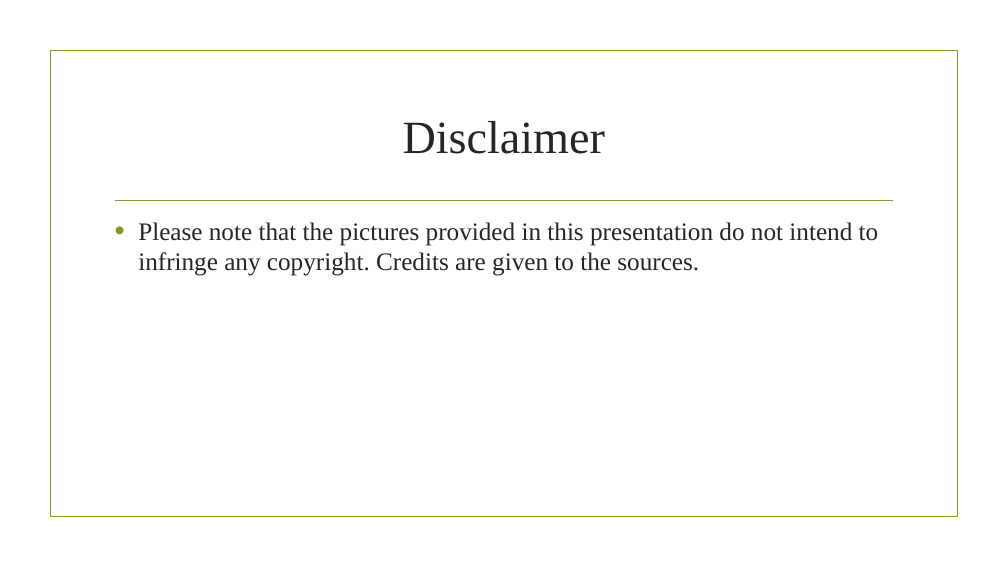
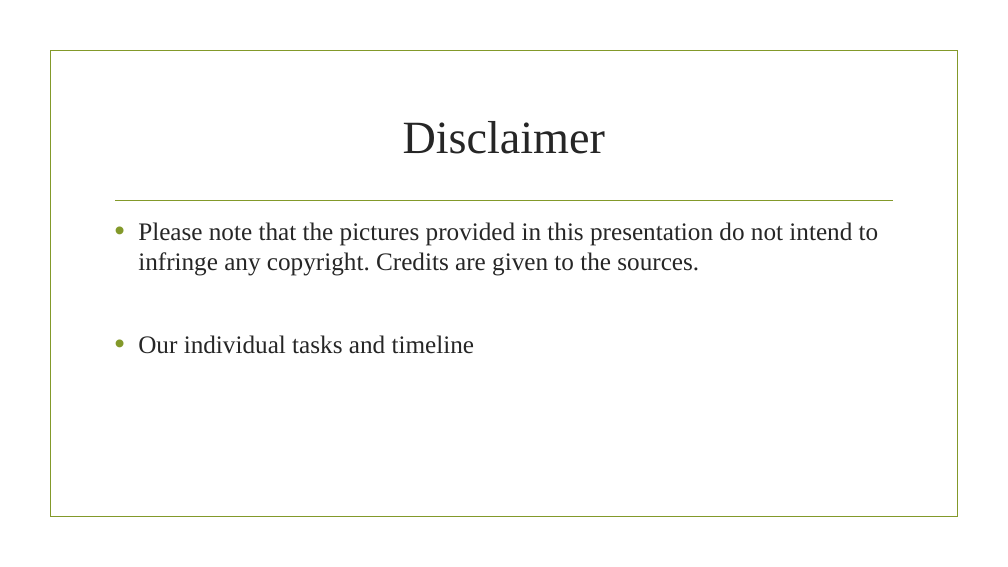
Before and after one commit to Glenn-Pao/StudioPStuff, a slide deck: slide 2 of Laser Cat (concept paper).pptx. Drawn at 1008x567 pixels with LibreOffice and Linux fonts; fonts in the diff are those of the drawing; background and template pictures are left out. Boxes give left, top, right and bottom in pixels: in the first picture for what was removed or moved away, otherwise in the second. Text is boxed around its words. In the diff, an @@ line names an element or a change of style, - is before the commit and + after.

```diff
--- a/Laser Cat (concept paper).pptx
+++ b/Laser Cat (concept paper).pptx
@@ text at (138, 335, 474, 354): paragraph added @@
+• Our individual tasks and timeline
```
Also in this commit, not shown: 1 other slide changed, 4 slides added, 21 other files.
